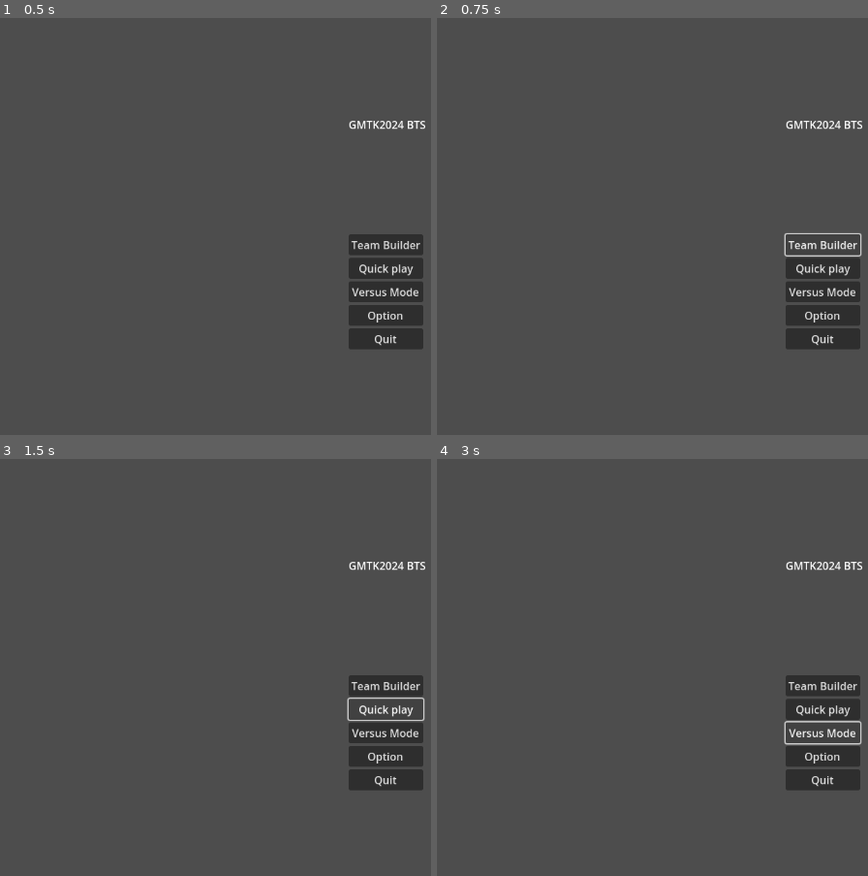
Above: before the commit, frames 1-4 (two rows, left to right).
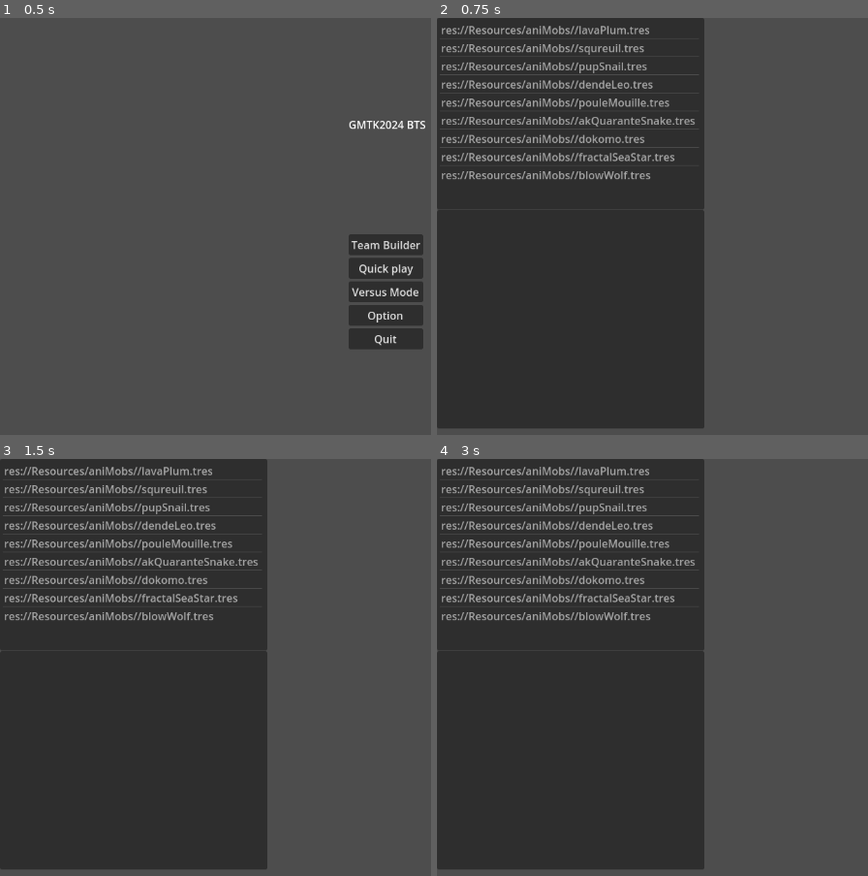
Above: after the commit, the same moments.

Repository: sassani134/GMTK2024_BTS
Game: Godot game, scene res://Scenes/start_scene.tscn
Two runs of this game, one before a commit and one after it. Both use one fixed random seed, a clock stepped at 60 frames per second and the inputs below. The project has no main scene, so this scene is started directly.
Inputs (mouse positions are in pixels of both pictures, inside the frame that each line leads up to):
- Up to frame 1 (0.5 s): no input
- Up to frame 2 (0.75 s): click "Team Builder" at 0.5 s
- Up to frame 3 (1.5 s): click (383, 709) at 1.25 s, where only the run before the commit has a clickable "Quick play"
- Up to frame 4 (3 s): click (820, 709) at 2 s, where only the run before the commit has a clickable "Quick play"; click (820, 734) at 2.75 s, where only the run before the commit has a clickable "Versus Mode"

Frame 1 is identical in both runs. In frame 2, 61% of the frame differs, in the area x 0-99%, y 0-99%; in frame 3, 61%; in frame 4, 61%.

Commit message:
Add a scene switcher to test autoload singleton scene_switcher.gd

Diff:
--- a/Scripts/start_scene.gd
+++ b/Scripts/start_scene.gd
@@ -1,7 +1,8 @@
 extends Control
 
 func _on_button_team_pressed() -> void:
-	pass # Replace with function body.
+	SceneSwitcher.switch_scene("res://Scenes/team_build_scene.tscn")
+
 
 
 func _on_button_quick_play_pressed() -> void:
